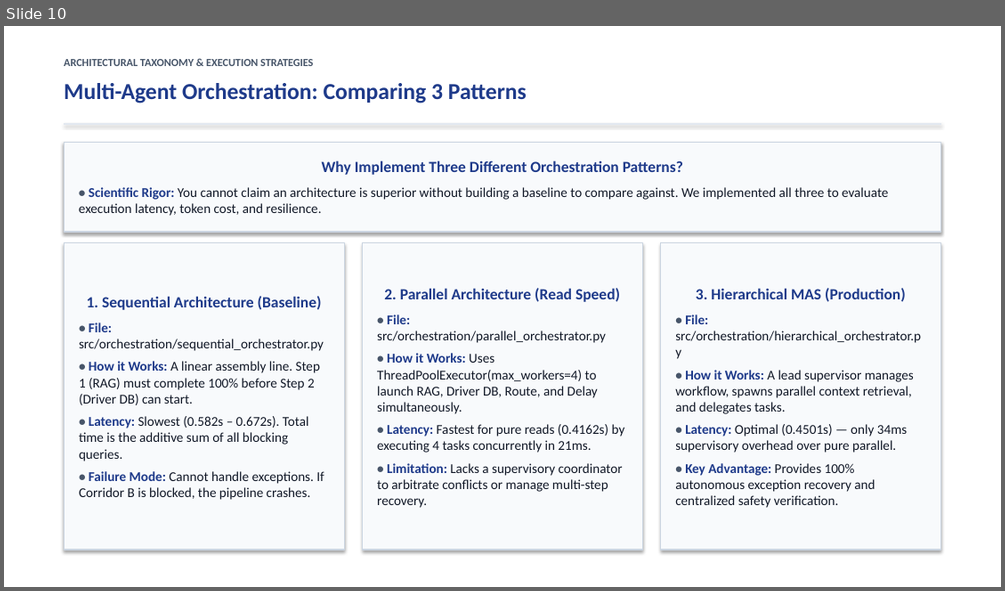
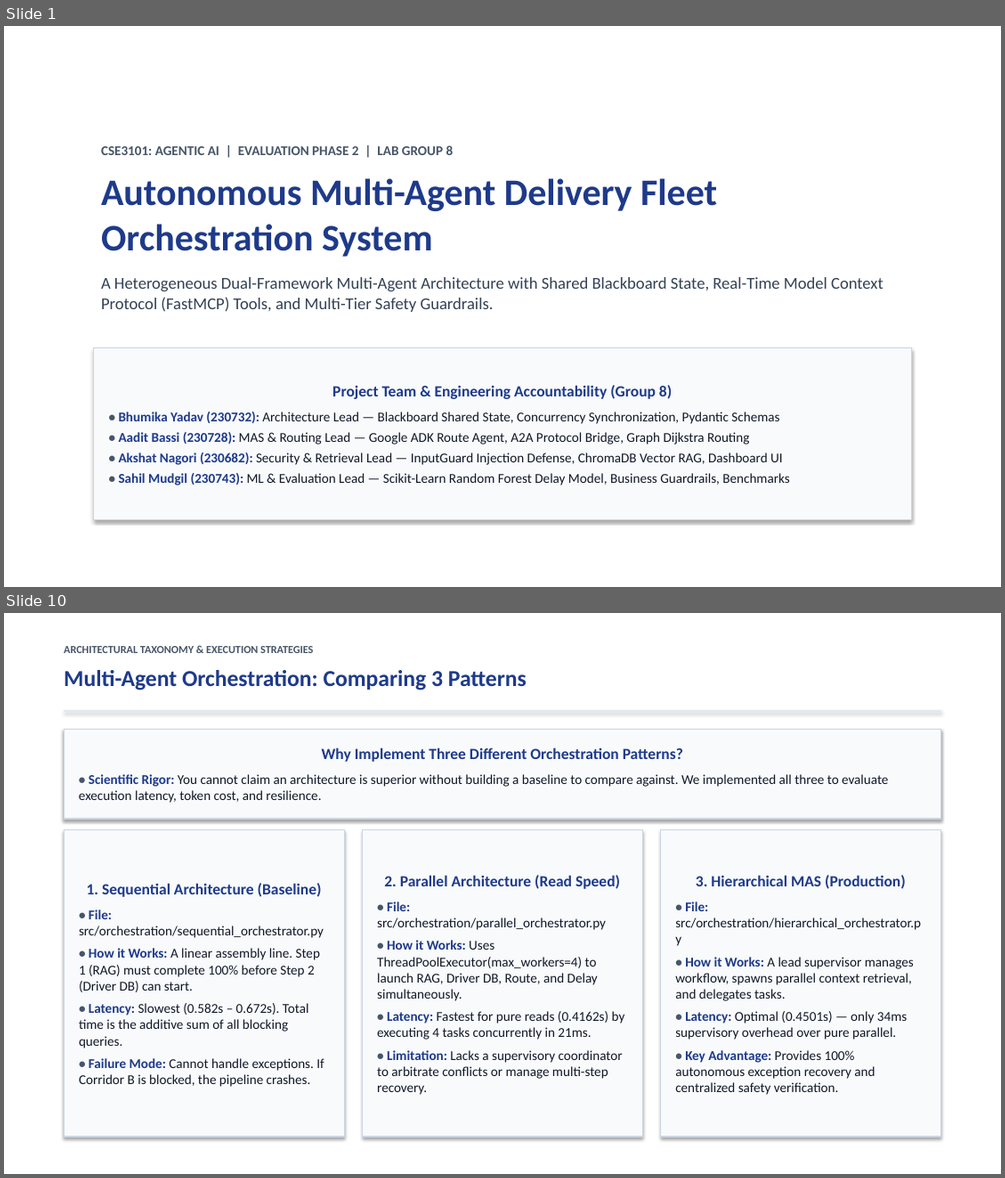
Before and after one commit to Akshat5091/DeliveryFleet-MAS, a slide deck: Eval 2 Documents/DeliveryFleet_MAS_Evaluation2_Master_Presentation.pptx. Shown one above the other, each under a label of ours: slide 10 before the commit, slides 1 and 10 after it; the slides between them are not shown. The pictures are 1005x591 and 1005x1178 pixels, drawn with LibreOffice and Linux fonts; fonts in the diff are those of the drawing. Boxes give left, top, right and bottom in pixels: in the first picture for what was removed or moved away, otherwise in the second. Text is boxed around its words. In the diff, an @@ line names an element or a change of style, - is before the commit and + after.

```diff
--- a/Eval 2 Documents/DeliveryFleet_MAS_Evaluation2_Master_Presentation.pptx
+++ b/Eval 2 Documents/DeliveryFleet_MAS_Evaluation2_Master_Presentation.pptx
@@ slide 1 added at bbox=[4, 26, 1001, 587], background #FFFFFF @@
@@ text added at bbox=[101, 145, 883, 312], 16 pt, text #334155 @@
+CSE3101: AGENTIC AI | EVALUATION PHASE 2 | LAB GROUP 8
+Autonomous Multi-Agent Delivery Fleet
+Orchestration System
+A Heterogeneous Dual-Framework Multi-Agent Architecture with Shared Blackboard State, Real-Time Model Context Protocol (FastMCP) Tools, and Multi-Tier Safety Guardrails.
@@ rectangle added at bbox=[94, 347, 911, 520], fill #F8FAFC, outline #CBD5E1 1 pt, 13 pt, text #111827 @@
+Project Team & Engineering Accountability (Group 8)
+• Bhumika Yadav (230732): Architecture Lead — Blackboard Shared State, Concurrency Synchronization, Pydantic Schemas
+• Aadit Bassi (230728): MAS & Routing Lead — Google ADK Route Agent, A2A Protocol Bridge, Graph Dijkstra Routing
+• Akshat Nagori (230682): Security & Retrieval Lead — InputGuard Injection Defense, ChromaDB Vector RAG, Dashboard UI
+• Sahil Mudgil (230743): ML & Evaluation Lead — Scikit-Learn Random Forest Delay Model, Business Guardrails, Benchmarks
```
Also in this commit, not shown: 5 slides changed, 8 other slides added, 8 slides removed, 5 other files.
